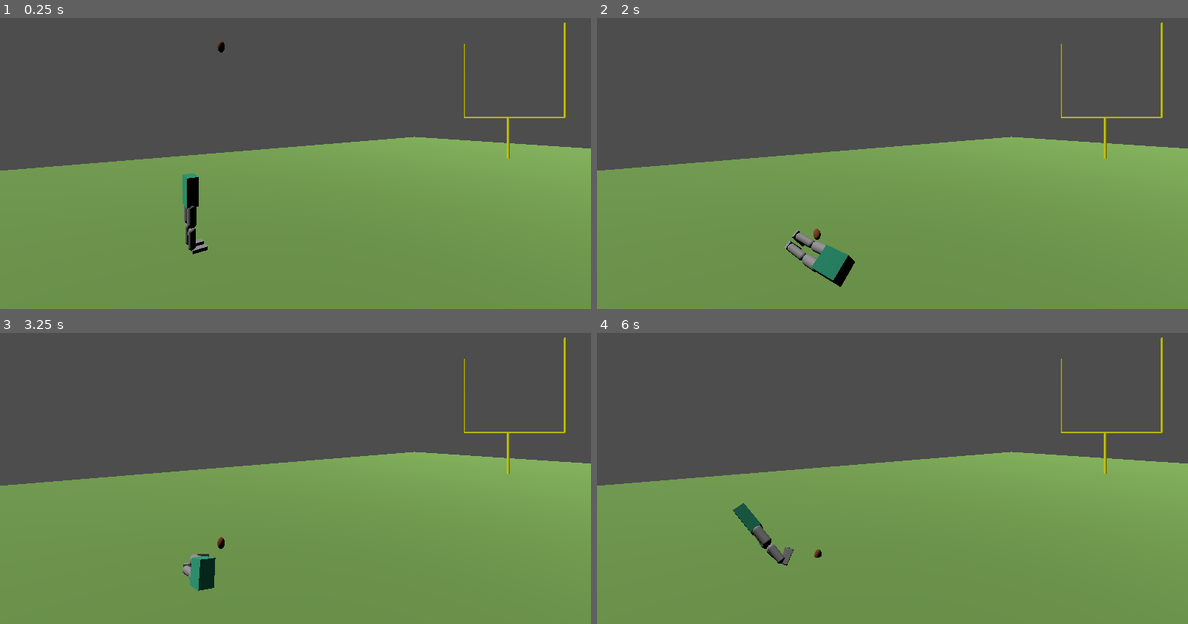
Above: before the commit, frames 1-4 (two rows, left to right).
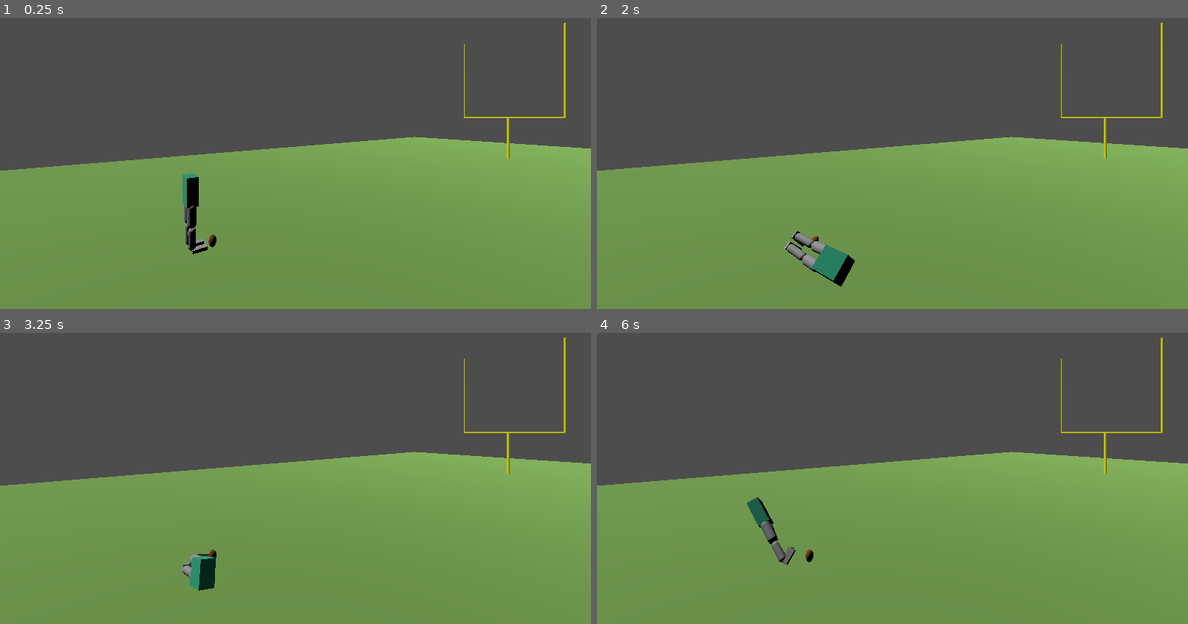
Above: after the commit, the same moments.

Repository: Edryst/field-goal-ai
Game: Godot game, scene res://Scenes/main.tscn
Two runs of this game, one before a commit and one after it. Both use one fixed random seed, a clock stepped at 60 frames per second and the inputs below. The project has no main scene, so this scene is started directly.
Inputs:
- Up to frame 1 (0.25 s): no input
- Up to frame 2 (2 s): tap Enter at 0.5 s; hold L (right_ankle_negative) 0.53-1.28 s; hold D (left_ankle_negative) from 1.28 s (still down)
- Up to frame 3 (3.25 s): release D (left_ankle_negative) at 2.03 s; hold L (right_ankle_negative) from 2.03 s (still down)
- Up to frame 4 (6 s): release L (right_ankle_negative) at 3.53 s; hold D (left_ankle_negative) 3.53-5.78 s; hold L (right_ankle_negative) from 5.78 s (still down)

The runs differ from the first frame. In frame 1, less than 0.1% of the frame differs, in the area x 35-38%, y 7-79%; in frame 2, 0.1%; in frame 3, less than 0.1%; in frame 4, 0.8%, in the area x 23-38%, y 56-80%.

Commit message:
Add right-foot kick detection and field goal scoring

Diff:
--- a/godot/Scenes/garry.tscn
+++ b/godot/Scenes/garry.tscn
@@ -130,6 +130,8 @@
 
 [node name="RightFoot" type="RigidBody3D" parent="RightLeg" unique_id=308782544]
 transform = Transform3D(1, 0, 0, 0, 1, 0, 0, 0, 1, 0.15, 0.05, -0.007)
+contact_monitor = true
+max_contacts_reported = 4
 
 [node name="RightFootMesh" type="MeshInstance3D" parent="RightLeg/RightFoot" unique_id=588271969]
 transform = Transform3D(1, 0, 0, 0, 1, 0, 0, 0, 1, 0, -0.05, -0.15)
--- a/godot/Scenes/main.tscn
+++ b/godot/Scenes/main.tscn
@@ -79,7 +79,7 @@
 shape = SubResource("BoxShape3D_jjgbg")
 
 [node name="Football" parent="." unique_id=1020021174 instance=ExtResource("1_jjgbg")]
-transform = Transform3D(1, 0, 0, 0, 1, 0, 0, 0, 1, 0, 5, 0)
+transform = Transform3D(1, 0, 0, 0, 1, 0, 0, 0, 1, 0.15149668, 0.2, 0.25)
 
 [node name="GoalPost" type="Node3D" parent="." unique_id=62040691]
 transform = Transform3D(1, 0, 0, 0, 1, 0, 0, 0, 1, 0, 0, -21.03)
@@ -149,3 +149,5 @@
 
 [node name="EpisodeManager" type="Node" parent="." unique_id=986501743]
 script = ExtResource("4_jjvhh")
+
+[connection signal="body_entered" from="GoalPost/GoalDetector" to="GoalPost/GoalDetector" method="_on_body_entered"]
--- a/godot/Scripts/episode_manager.gd
+++ b/godot/Scripts/episode_manager.gd
@@ -1,4 +1,29 @@
 extends Node
+
+# ============================================================
+# EPISODE PHASES
+# ============================================================
+
+# APPROACH: Garry is attempting to kick the football.
+# BALL_IN_FLIGHT: The ball has been contacted and we're
+# waiting to determine the outcome of the kick.
+enum EpisodePhase {
+	APPROACH,
+	BALL_IN_FLIGHT
+}
+
+# Tracks which phase the current episode is in.
+var current_phase: EpisodePhase = EpisodePhase.APPROACH
+
+# Maximum time allowed after contact for the ball to finish its flight.
+const BALL_FLIGHT_DURATION := 6.0
+
+# Tracks time since the kick was detected.
+var ball_flight_time := 0.0
+
+# ============================================================
+# REFERENCES
+# ============================================================
 
 # Reference to Garry so the episode manager can tell him
 # when to reset between attempts.
@@ -6,6 +31,10 @@
 
 # Reference to the football so we can reset it between attempts
 @onready var football = $"../Football"
+
+# Reference to the goal detector so EpisodeManager
+# can respond when the football scores.
+@onready var goal_detector: Area3D = $"../GoalPost/GoalDetector"
 
 # ============================================================
 # EPISODE SETTINGS
@@ -46,46 +75,56 @@
 	# Start the first training attempt as soon as the scene begins.
 	start_episode()
 
+	# Listen for contact between Garry's right foot and the football.
+	garry.football_contact.connect(_on_football_contact)
+
+	# Listen for successful field goals.
+	# GoalDetector handles detection; EpisodeManager handles the outcome.
+	goal_detector.goal_scored.connect(_on_goal_scored)
+
 func _physics_process(delta: float) -> void:
-	# Do not evaluate the episode while it is already ending
-	# and Garry is being reset.
+	# Don't process episode conditions during a reset.
 	if episode_ending:
 		return
 
-	# Track the total duration of the current attempt.
-	episode_time += delta
+	match current_phase:
+		EpisodePhase.APPROACH:
+			# Count time available for Garry to kick.
+			episode_time += delta
 
-	# ------------------------------------------------------------
-	# FALL DETECTION
-	# ------------------------------------------------------------
+			# Check whether Garry has fallen.
+			if garry.get_torso_height() < FALL_HEIGHT:
+				fall_time += delta
+			else:
+				fall_time = 0.0
 
-	# Check whether Garry's torso has dropped below our
-	# minimum acceptable height.
-	if garry.get_torso_height() < FALL_HEIGHT:
-		# Keep track of how long he has remained too low.
-		fall_time += delta
-	else:
-		# If Garry gets back above the threshold, he has recovered,
-		# so discard the accumulated fall time.
-		fall_time = 0.0
+			# End early if Garry stays below the fall threshold.
+			if fall_time >= FALL_GRACE_TIME:
+				end_episode("fell")
+				return
 
-	# Only declare a fall if Garry has remained too low
-	# continuously for the required grace period.
-	if fall_time >= FALL_GRACE_TIME:
-		end_episode("fell")
-		return
+			# End if Garry never contacts the ball.
+			if episode_time >= EPISODE_DURATION:
+				end_episode("timeout")
+				return
 
-	# ------------------------------------------------------------
-	# TIME LIMIT
-	# ------------------------------------------------------------
+		EpisodePhase.BALL_IN_FLIGHT:
+			# Garry's balance no longer affects episode termination.
+			# Give the football time to reach the goal.
+			ball_flight_time += delta
 
-	# If Garry has not already fallen, end the attempt when
-	# the maximum episode duration is reached.
-	if episode_time >= EPISODE_DURATION:
-		end_episode("timeout")
-		return
+			# Temporary flight timeout until we implement
+			# goal detection and other ball outcomes.
+			if ball_flight_time >= BALL_FLIGHT_DURATION:
+				end_episode("flight_timeout")
+				return
 
 func start_episode() -> void:
+
+	# Prepare the next attempt.
+	current_phase = EpisodePhase.APPROACH
+	ball_flight_time = 0.0
+
 	# Reset all timers for the new attempt.
 	episode_time = 0.0
 	fall_time = 0.0
@@ -113,3 +152,27 @@
 
 	# Begin next attempt
 	episode_ending = false
+
+func _on_football_contact() -> void:
+	# Ignore contact during resets or after the first detected kick.
+	if episode_ending or current_phase != EpisodePhase.APPROACH:
+		return
+
+	# The football has been contacted by Garry's kicking foot.
+	# Switch to the flight phase so falling no longer ends the episode.
+	current_phase = EpisodePhase.BALL_IN_FLIGHT
+	ball_flight_time = 0.0
+
+	print("Football contacted! Waiting for kick outcome.")
+
+func _on_goal_scored() -> void:
+	# Ignore goal events during resets or before a kick.
+	# A goal should only count after Garry's right foot
+	# has contacted the football.
+	if episode_ending or current_phase != EpisodePhase.BALL_IN_FLIGHT:
+		return
+
+	# A successful kick ends the episode immediately.
+	print("FIELD GOAL SUCCESSFUL!")
+
+	end_episode("goal")
--- a/godot/Scripts/garry.gd
+++ b/godot/Scripts/garry.gd
@@ -64,9 +64,17 @@
 # Prevents normal controls from running while Garry is being reset.
 var is_resetting := false
 
+# Emitted whenever Garry's right foot touches the football.
+# Other systems can listen for this without needing to
+# inspect Garry's individual physics bodies.
+signal football_contact
+
 
 func _ready() -> void:
 	print("Garry controller online")
+
+	# Listen for collisions involving Garry's right foot.
+	right_foot.body_entered.connect(_on_right_foot_body_entered)
 
 	# Store all physical body parts in one list so we can easily
 	# loop through them when resetting Garry.
@@ -104,6 +112,7 @@
 		0.0,
 		0.0
 	])
+
 
 
 func _physics_process(_delta: float) -> void:
@@ -337,3 +346,19 @@
 		HingeJoint3D.PARAM_MOTOR_MAX_IMPULSE,
 		MOTOR_IMPULSE
 	)
+
+func _on_right_foot_body_entered(body: Node) -> void:
+	# This signal fires when the right foot begins touching
+	# another physics body, including the ground or Garry himself.
+	#
+	# We only care about contact with the football.
+
+	if not body.is_in_group("football"):
+		return
+
+	# Report that Garry's designated kicking foot
+	# has made contact with the ball.
+	print("Garry's right foot contacted the football!")
+
+	# Notify other systems, such as EpisodeManager.
+	football_contact.emit()
--- a/godot/Scripts/goal_detector.gd
+++ b/godot/Scripts/goal_detector.gd
@@ -1,8 +1,23 @@
 extends Area3D
 
-func _ready() -> void:
-	body_entered.connect(_on_body_entered)
+# ============================================================
+# GOAL DETECTION
+# ============================================================
+
+# Other nodes can listen for this signal when the football
+# successfully passes through the goal detector.
+signal goal_scored
+
 
 func _on_body_entered(body: Node3D) -> void:
-	if body.is_in_group("football"):
-		print("IT'S GOOD!")
+	# Ignore anything that isn't the football.
+	# This prevents Garry or other physics objects
+	# from accidentally triggering a goal.
+	if not body.is_in_group("football"):
+		return
+
+	# The football has entered the scoring area.
+	print("ITS GOOD!")
+
+	# Tell any connected systems that a goal was scored.
+	goal_scored.emit()
